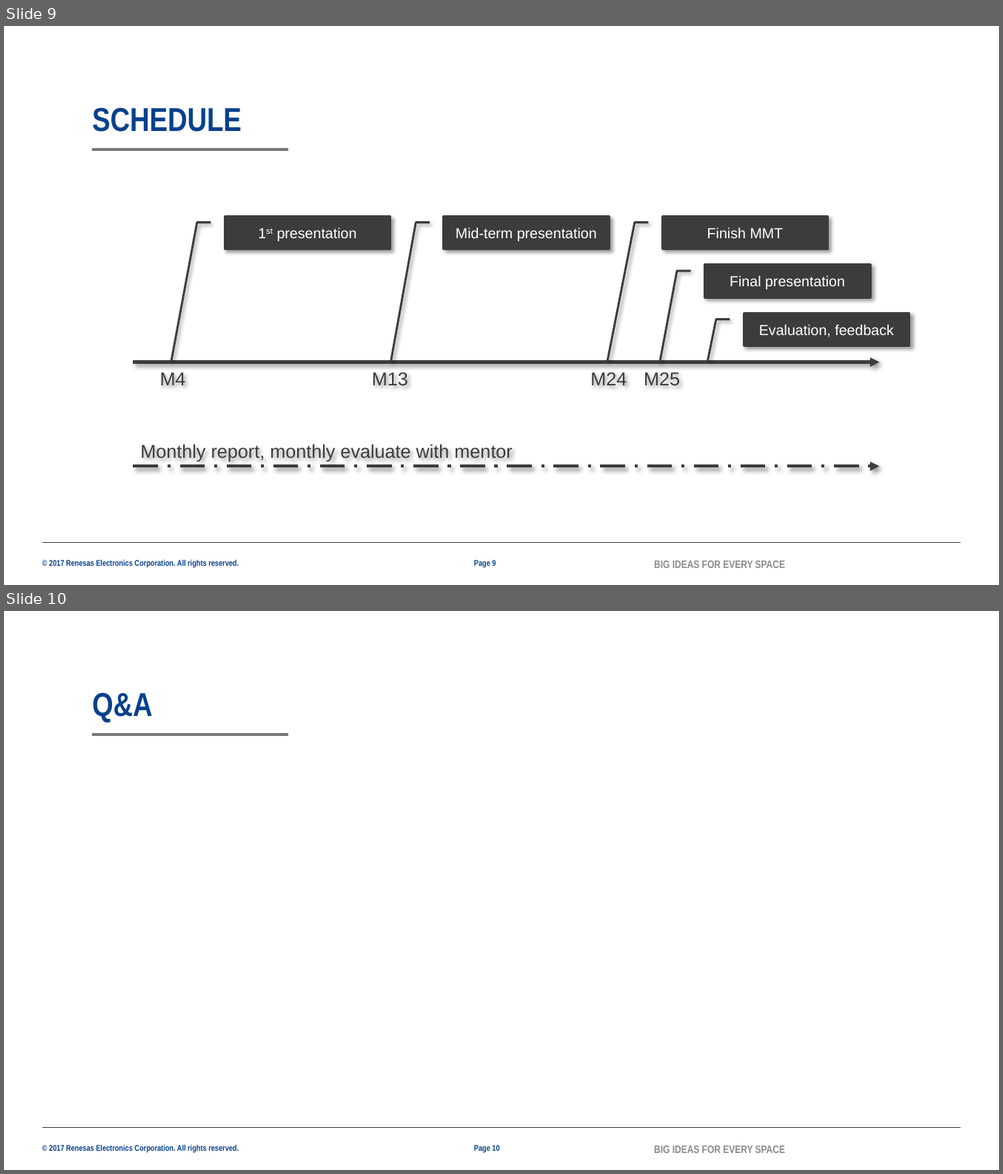
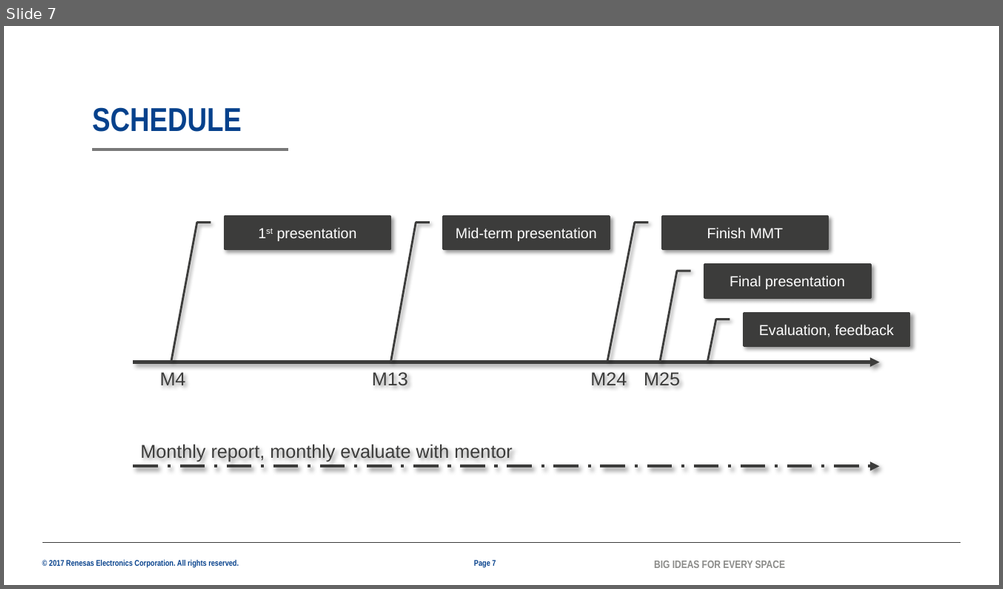
Before and after one commit to lesyhau/bridge, a slide deck: mms.pptx. Shown one above the other, each under a label of ours: slides 9 and 10 before the commit, slide 7 after it. The pictures are 1003x1174 and 1003x589 pixels, drawn with LibreOffice and Linux fonts; fonts in the diff are those of the drawing; background and template pictures are left out. Boxes give left, top, right and bottom in pixels: in the first picture for what was removed or moved away, otherwise in the second. Text is boxed around its words. In the diff, an @@ line names an element or a change of style, - is before the commit and + after.

```diff
--- a/mms.pptx
+++ b/mms.pptx
@@ slide 10 removed at (x1=4, y1=611, x2=999, y2=1170), background #FFFFFF; not listed: 4 template elements that a slide beside it also shows @@
@@ title removed at (x1=92, y1=692, x2=153, y2=723) @@
-Q&A
@@ page number removed at (x1=474, y1=1145, x2=499, y2=1153) @@
-Page 10
@@ what was slide 9 is now slide 7 @@
@@ page number at (x1=474, y1=560, x2=495, y2=568): text changed @@
-Page 9
+Page 7
```
Also in this commit, not shown: 4 slides changed, 1 slide added, 3 other slides removed, 1 other file.
